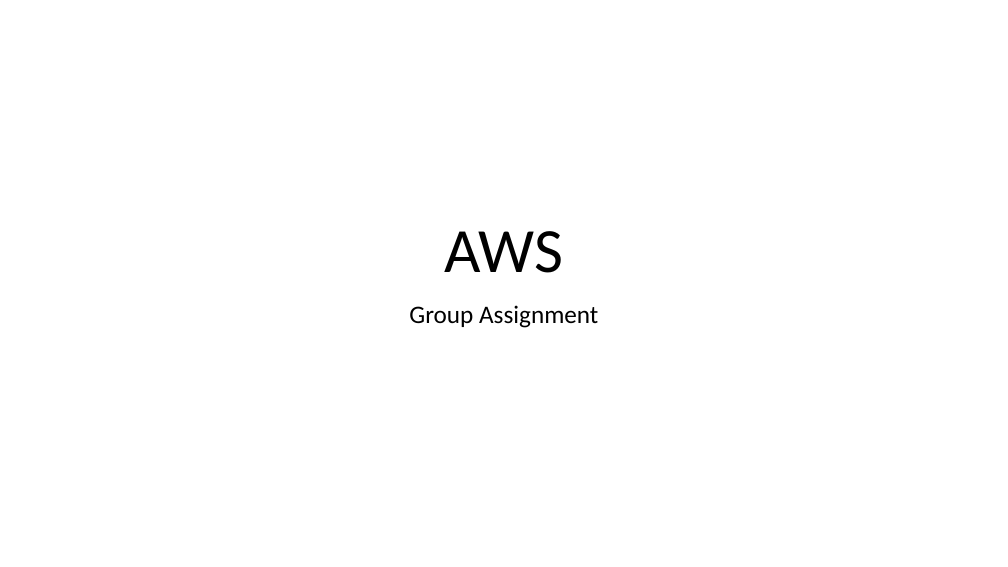
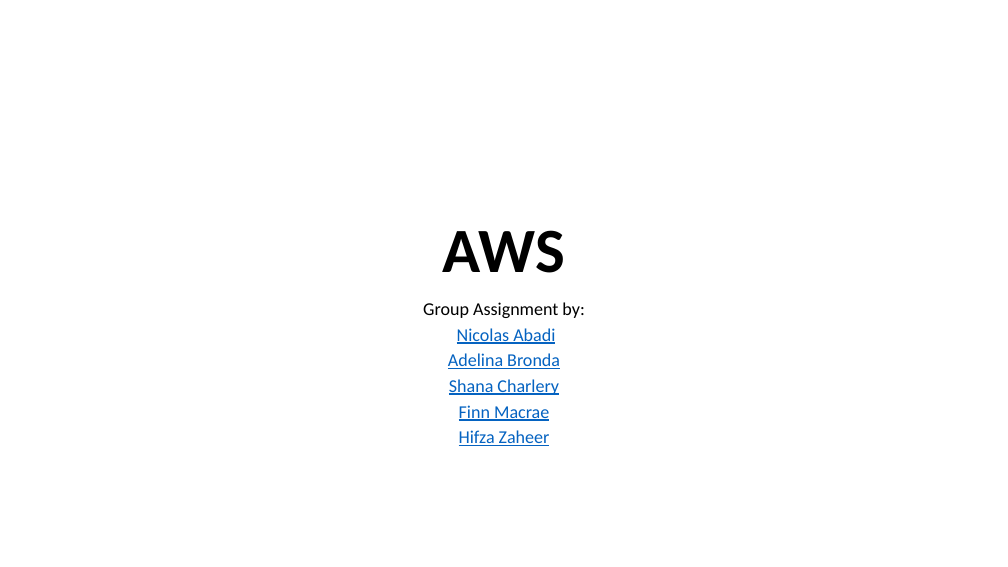
Before and after one commit to Shana12345/QAC-group-project, a slide deck: slide 1 of documentation/Group presentation.pptx. Drawn at 1008x567 pixels with LibreOffice and Linux fonts; fonts in the diff are those of the drawing. Boxes give left, top, right and bottom in pixels: in the first picture for what was removed or moved away, otherwise in the second. Text is boxed around its words. In the diff, an @@ line names an element or a change of style, - is before the commit and + after.

```diff
--- a/documentation/Group presentation.pptx
+++ b/documentation/Group presentation.pptx
@@ title "AWS" at box(443, 230, 565, 273): bold on @@
@@ subtitle at box(423, 302, 584, 446): text changed; size 24 to 17.2 pt; text colour #000000 to #0563C1 @@
-Group Assignment
+Group Assignment by:
+Nicolas Abadi
+Adelina Bronda
+Shana Charlery
+Finn Macrae
+Hifza Zaheer
```
Also in this commit, not shown: 6 slides added, 3 slides removed, 1 other file.
